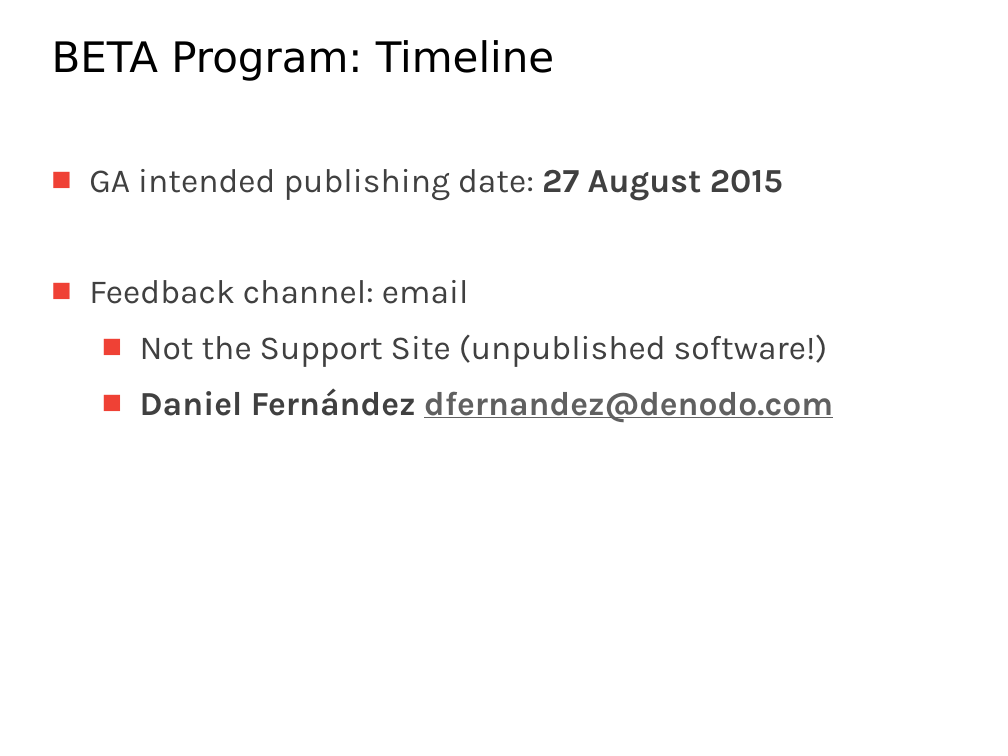
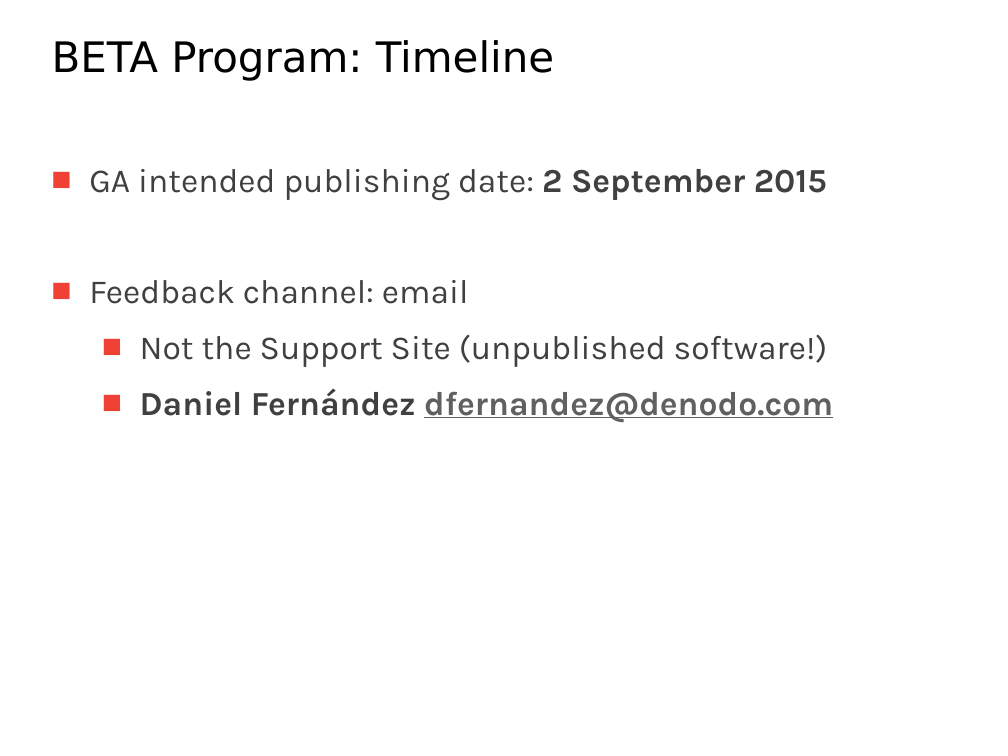
Before and after one commit to denodo/denodoconnect-odata, a slide deck: slide 4 of denodo-odata2-service-5.5/doc/201507 Customer BETA Program/DTUS-DODS-Denodo OData Service - 20150730 - Customer BETA Program Presentation.pptx. Drawn at 1008x756 pixels with LibreOffice and Linux fonts; fonts in the diff are those of the drawing; background and template pictures are left out. Boxes give left, top, right and bottom in pixels: in the first picture for what was removed or moved away, otherwise in the second. Text is boxed around its words. In the diff, an @@ line names an element or a change of style, - is before the commit and + after.

Commit message:
Updated User Manual and BETA program presentations

```diff
--- a/denodo-odata2-service-5.5/doc/201507 Customer BETA Program/DTUS-DODS-Denodo OData Service - 20150730 - Customer BETA Program Presentation.pptx
+++ b/denodo-odata2-service-5.5/doc/201507 Customer BETA Program/DTUS-DODS-Denodo OData Service - 20150730 - Customer BETA Program Presentation.pptx
@@ text at (89,169,827,201): text changed @@
-■ GA intended publishing date: 27 August 2015
+■ GA intended publishing date: 2 September 2015
```
Also in this commit, not shown: 3 other files.
